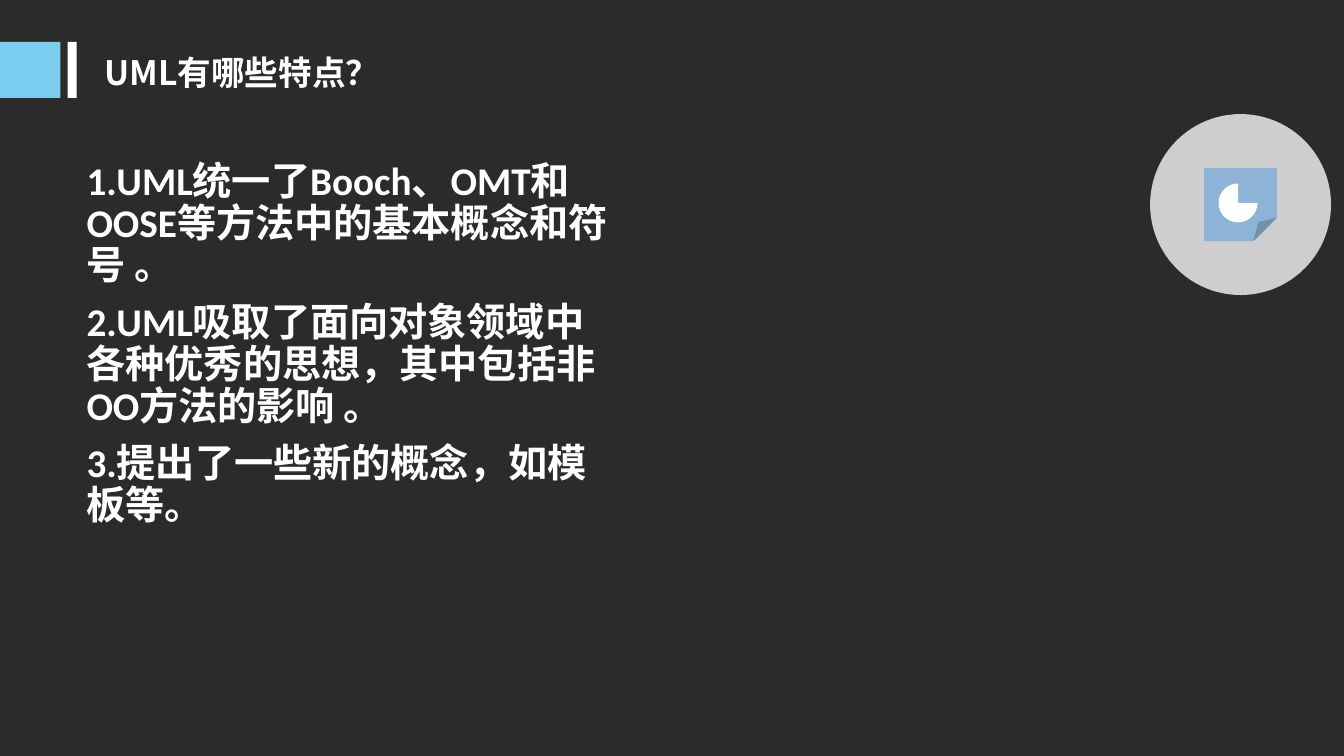
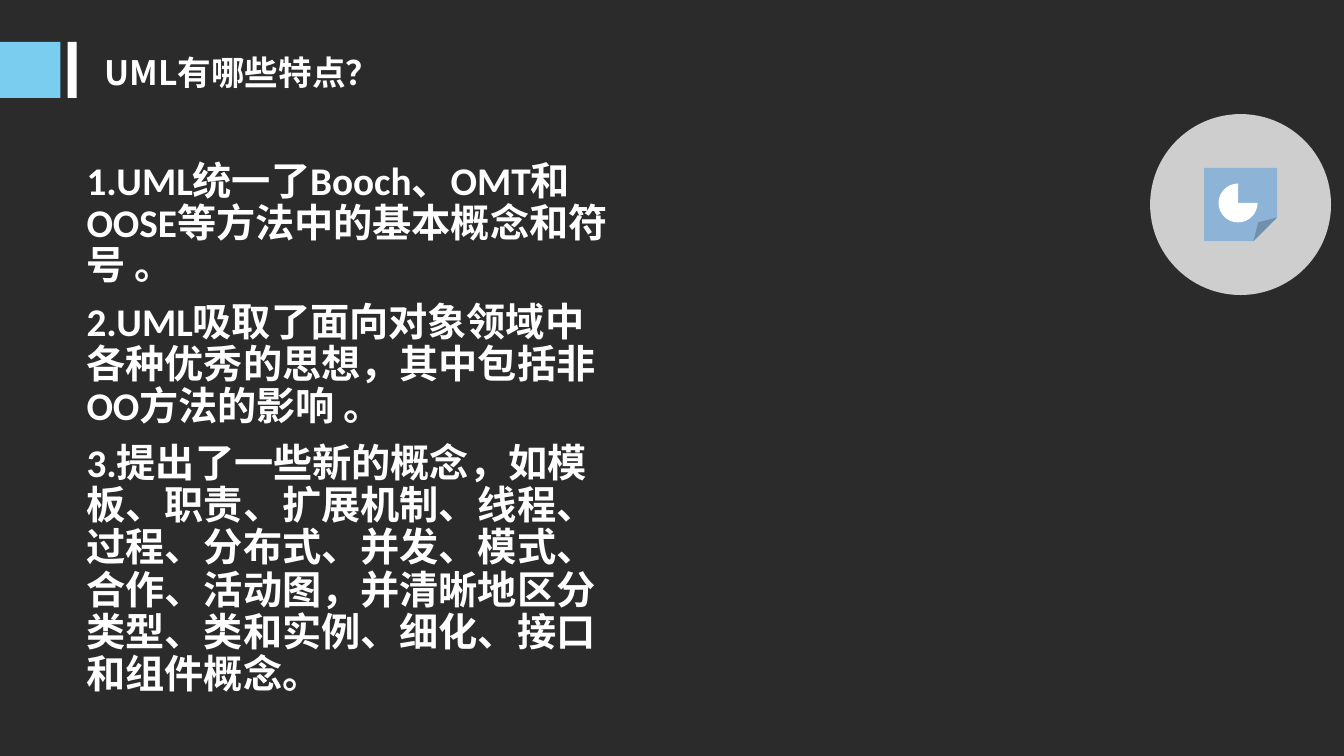
Before and after one commit to PRD2018-G10/TeachingAssistWebsiteProject, a slide deck: slide 13 of PRD2018-G10-UML概述PPT.ppt. Drawn at 1344x756 pixels with LibreOffice and Linux fonts; fonts in the diff are those of the drawing; background and template pictures are left out; a plain dark background stands for a picture behind light text. Boxes give left, top, right and bottom in pixels: in the first picture for what was removed or moved away, otherwise in the second. Text is boxed around its words. In the diff, an @@ line names an element or a change of style, - is before the commit and + after.

```diff
--- a/PRD2018-G10-UML概述PPT.ppt
+++ b/PRD2018-G10-UML概述PPT.ppt
@@ text at bbox=[87, 444, 596, 692]: text changed @@
-3.提出了一些新的概念，如模板等。
+3.提出了一些新的概念，如模板、职责、扩展机制、线程、过程、分布式、并发、模式、合作、活动图，并清晰地区分类型、类和实例、细化、接口和组件概念。
```
Also in this commit, not shown: 11 other slides changed, 7 slides added, 3 slides removed.
